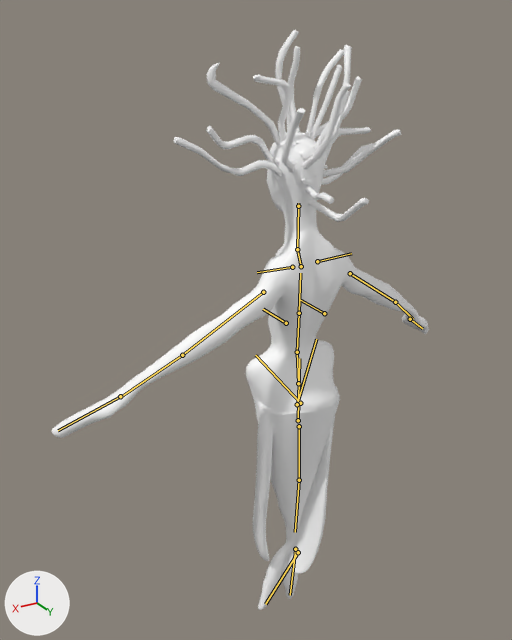
Renders of the FBX model Assets/Art/3D models/Siren enemy/Siren.fbx from each side of a commit.
Before and after are seen from a camera (50 mm lens) standing at (1.77, 2.56, 1.86) and looking at (0.25, 0.04, 0.6). The lights are fixed; the arrows at lower left show +X, +Y and +Z. The older version comes first. The bones that bend it are drawn over the model as lines.

The first picture shows 'UV_Sphere_2_split.001'.
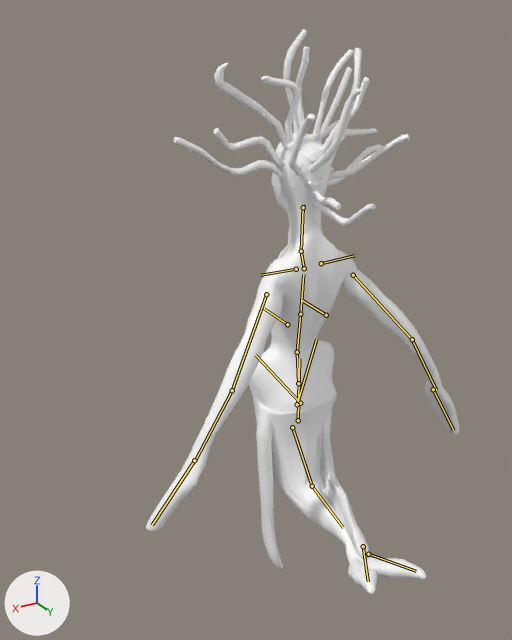
The newer file adds an action. The first version stands in its rest pose; the second is drawn at frame 22 of the action 'metarig|Movement'.

Where the change shows, as pixel boxes (x1, y1, x2, y2) in the pictures (512 x 640 px):
'UV_Sphere_2_split.001', posed (17% narrower)
    before: (52, 30, 429, 610)
    after: (146, 29, 460, 594)
bone 'spine.002', root to tip
    before: (297, 352) to (299, 313)
    after: (297, 352) to (300, 314)
bone 'spine.003', root to tip
    before: (299, 313) to (300, 273)
    after: (300, 314) to (303, 274)
bone 'upper_arm.L', root to tip
    before: (263, 292) to (182, 355)
    after: (266, 294) to (232, 390)
bone 'forearm.L', root to tip
    before: (182, 355) to (120, 397)
    after: (232, 390) to (194, 462)
bone 'upper_arm.R', root to tip
    before: (350, 273) to (395, 302)
    after: (353, 275) to (412, 339)
bone 'forearm.R', root to tip
    before: (395, 302) to (413, 319)
    after: (412, 339) to (436, 389)
bone 'foot.R', root to tip
    before: (295, 549) to (290, 595)
    after: (368, 554) to (416, 571)
bone 'shin.R.001', root to tip
    before: (298, 552) to (265, 604)
    after: (363, 546) to (368, 581)
bone 'thigh.L', root to tip
    before: (299, 426) to (299, 480)
    after: (292, 427) to (312, 486)
bone 'shin.L', root to tip
    before: (299, 480) to (295, 532)
    after: (312, 486) to (343, 527)

The edits, one by one:
Bone 'spine.002' (bone_spine_002) turns from (0, 0, 0) to (-3, 1, 0) degrees about its own x, y and z.
Bone 'spine.003' (bone_spine_003) turns from (0, 0, 0) to (1, 0, 0) degrees about its own x, y and z.
Bone 'upper_arm.L' (bone_upper_arm_l) turns from (0, 0, 0) to (-30, -3, -17) degrees about its own x, y and z.
Bone 'forearm.L' (bone_forearm_l) turns from (0, 0, 0) to (7, 0, -3) degrees about its own x, y and z.
Bone 'upper_arm.R' (bone_upper_arm_r) turns from (0, 0, 0) to (-33, 1, 18) degrees about its own x, y and z.
Bone 'forearm.R' (bone_forearm_r) turns from (0, 0, 0) to (4, 0, 6) degrees about its own x, y and z.
Bone 'foot.R' (bone_foot_r) moves from (0.0, 0.0, 0.0) to (0.039, -0.412, 0.484).
Bone 'foot.R' (bone_foot_r) turns from (0, 0, 0) to (121, -1, 9) degrees about its own x, y and z.
Bone 'shin.R.001' (bone_shin_r_001) moves from (0.0, 0.0, 0.0) to (0.228, -0.338, 0.446).
Bone 'shin.R.001' (bone_shin_r_001) turns from (0, 0, 0) to (123, 22, 60) degrees about its own x, y and z.
Bone 'thigh.L' (bone_thigh_l) moves from (0.0, 0.0, 0.0) to (0.027, -0.001, -0.008).
Bone 'thigh.L' (bone_thigh_l) turns from (0, 0, 0) to (20, -5, 6) degrees about its own x, y and z.
Bone 'shin.L' (bone_shin_l) turns from (0, 0, 0) to (68, 11, -6) degrees about its own x, y and z.
